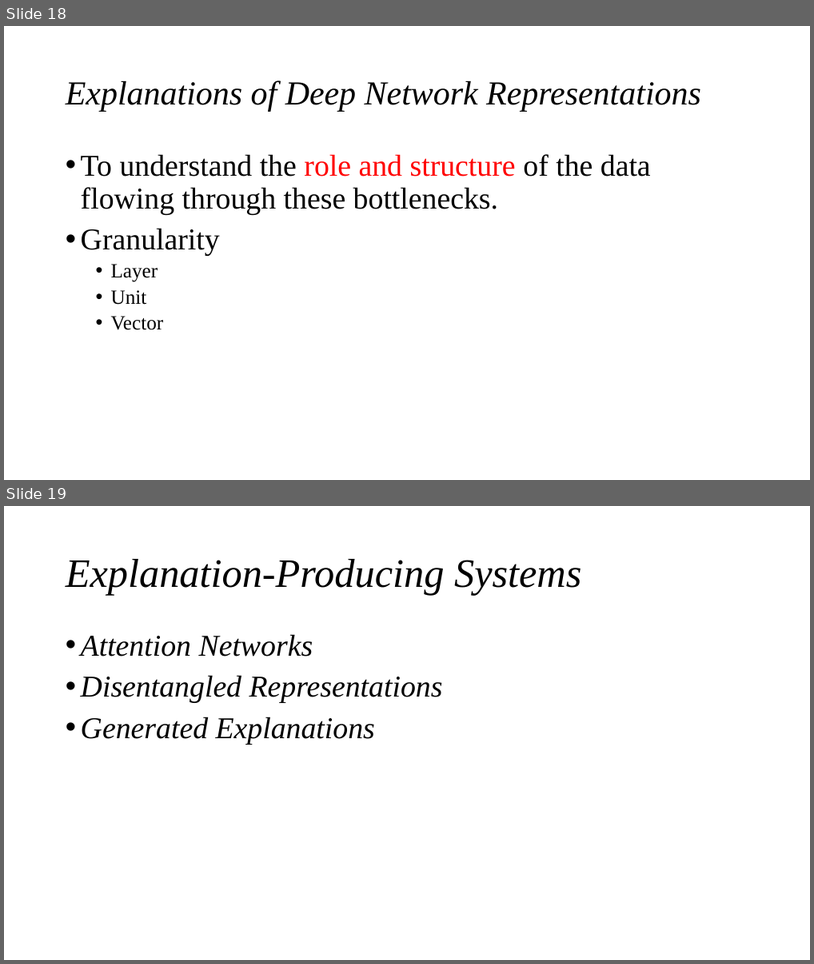
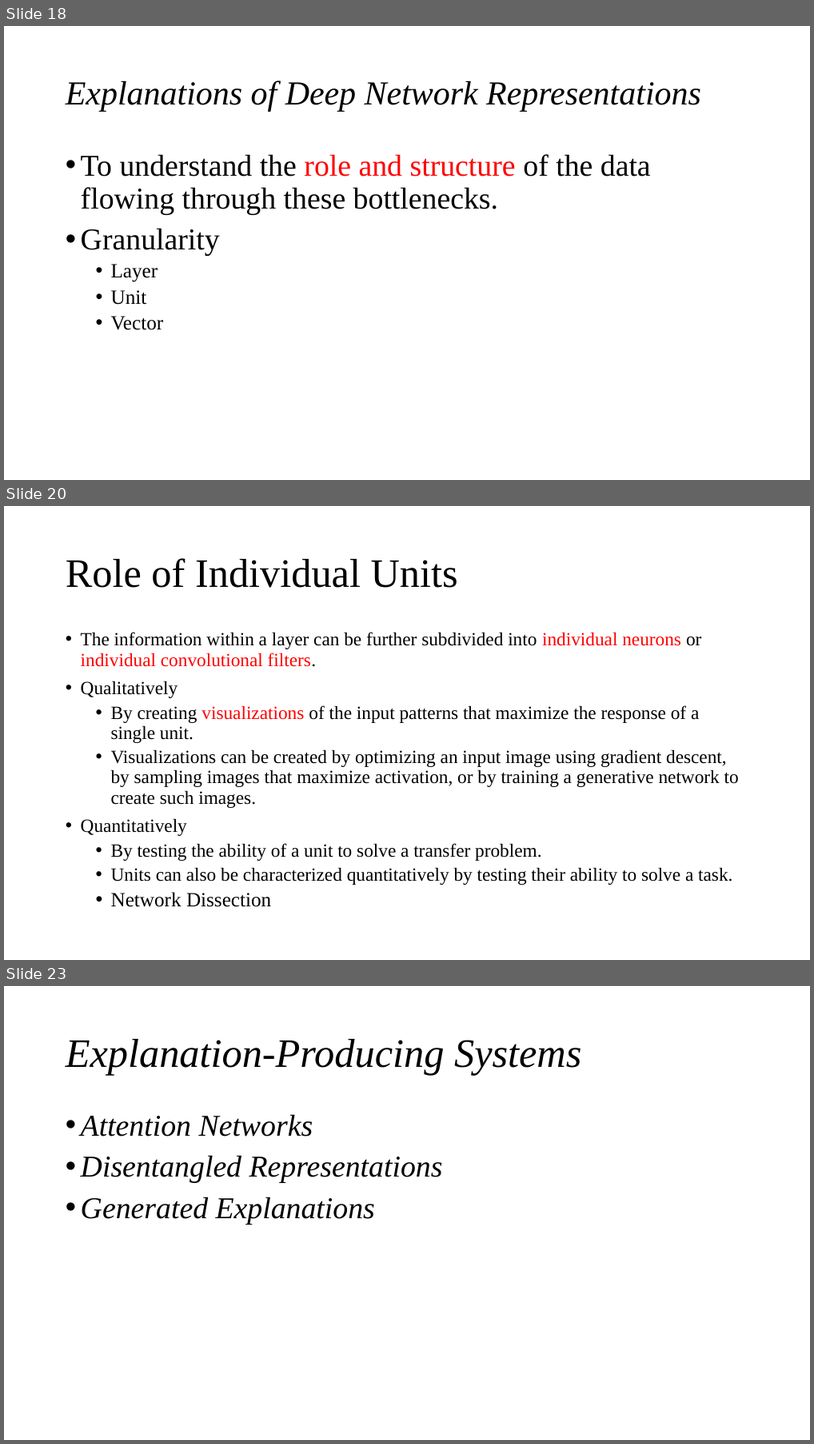
Before and after one commit to cloudspurs/klz, a slide deck: computer_science/ai/xai/papers/explaining_explanations_an_overview_of_interpretability_of_machine_learning.pptx. Shown one above the other, each under a label of ours: slides 18 and 19 before the commit, slides 18, 20 and 23 after it; the slides between them are not shown. The pictures are 814x964 and 814x1444 pixels, drawn with LibreOffice and Linux fonts; fonts in the diff are those of the drawing. Boxes give left, top, right and bottom in pixels: in the first picture for what was removed or moved away, otherwise in the second. Text is boxed around its words. In the diff, an @@ line names an element or a change of style, - is before the commit and + after.

```diff
--- a/computer_science/ai/xai/papers/explaining_explanations_an_overview_of_interpretability_of_machine_learning.pptx
+++ b/computer_science/ai/xai/papers/explaining_explanations_an_overview_of_interpretability_of_machine_learning.pptx
@@ slide 20 added at <box>4,506,810,960</box>, background #FFFFFF @@
@@ title added at <box>66,558,458,588</box>, 48 pt, text #000000 @@
+Role of Individual Units
@@ text added at <box>81,632,739,907</box>, 22.2 pt, text #000000 @@
+• The information within a layer can be further subdivided into individual neurons or individual convolutional filters.
+• Qualitatively
+  • By creating visualizations of the input patterns that maximize the response of a single unit.
+  • Visualizations can be created by optimizing an input image using gradient descent, by sampling images that maximize activation, or by training a generative network to create such images.
+• Quantitatively
+  • By testing the ability of a unit to solve a transfer problem.
+  • Units can also be characterized quantitatively by testing their ability to solve a task.
+  • Network Dissection
@@ what was slide 19 is now slide 23 @@
```
Also in this commit, not shown: 2 slides changed, 8 other slides added, 1 slide removed, 41 other files.
